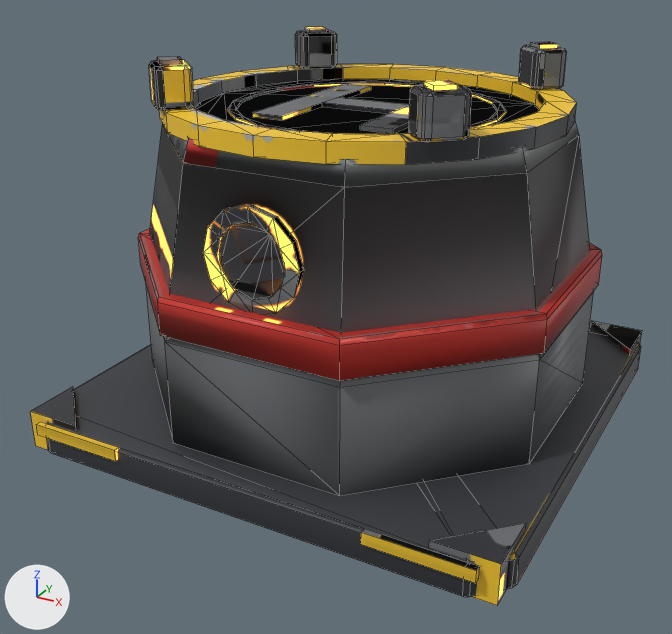
The FBX model Tools/ModelFactory/R4SixStyles1/models/06_R41ModularTech/R4X_FlyingDroneDeployer/R4X_FlyingDroneDeployer_LOD1.fbx: old version first, new version second.
Before and after are seen from a 50 mm lens placed at (0.414, -0.813, 0.24), pointed at (-0.01, -0.042, -0.146). Arrows for +X, +Y and +Z are at lower left; the lights stay in place. The picture after the commit comes second. Mesh edges are drawn as thin lines. Vertices at exactly the same position are counted once.

The scene before the commit, as lines of its bpy script (objects in view):
```python
me_r4x_flyingdronedeployer_body_002 = bpy.data.meshes.new('R4X_FlyingDroneDeployer_Body.002')
me_r4x_flyingdronedeployer_body_002.from_pydata(...)  # 676 vertices, 864 faces; spans x -0.252..0.252, y -0.255..0.255, z -0.26..0.116
me_r4x_flyingdronedeployer_body_002.materials.append(mat_r4x_flyingdronedeployer_06_r41modulartech)
ob_r4x_flyingdronedeployer_lod1 = bpy.data.objects.new('R4X_FlyingDroneDeployer_LOD1', me_r4x_flyingdronedeployer_body_002)
ob_r4x_flyingdronedeployer_lod1.location = (0.0, 0.0, 0.0)
```
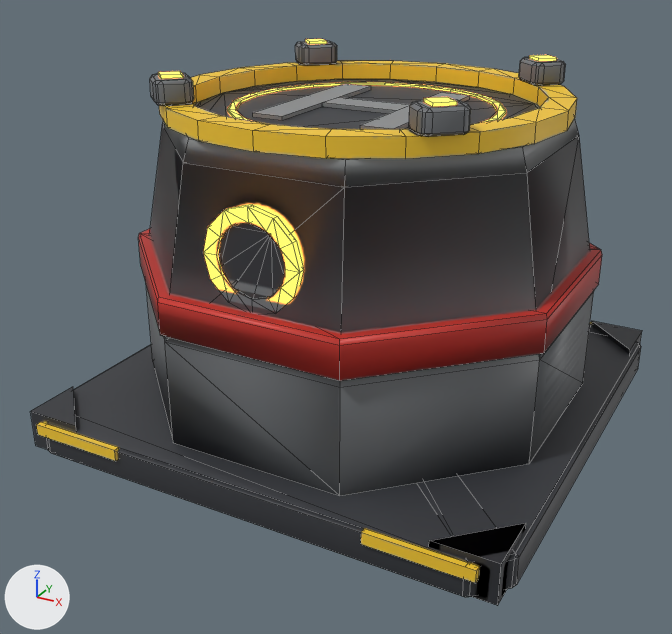
What differs and where, as boxes (x1, y1, x2, y2) in the pictures (672 x 634 px; the box of a moved part takes in the faces that stretch with it):
```json
{"object": "R4X_FlyingDroneDeployer_LOD1", "change": "reshaped", "before": [31, 27, 642, 606], "after": [31, 39, 642, 606]}
{"part": 1, "of": "me_r4x_flyingdronedeployer_body_002", "change": "moved or reshaped", "before": [149, 27, 577, 165], "after": [150, 39, 577, 159]}
{"part": 2, "of": "me_r4x_flyingdronedeployer_body_002", "change": "surface changed", "before": [31, 27, 642, 606], "after": [31, 39, 642, 606]}
```

Scene script edits in JSON lines:
```json
{"block": "me_r4x_flyingdronedeployer_body_002", "where": "# used by ob_r4x_flyingdronedeployer_lod1; location = (0.0, 0.0, 0.0)"}
{"op": "remove", "block": "me_r4x_flyingdronedeployer_body_002", "code": "me_r4x_flyingdronedeployer_body_002.from_pydata(...)  # 676 vertices, 864 faces; spans x -0.252..0.252, y -0.255..0.255, z -0.26..0.116"}
{"op": "add", "block": "me_r4x_flyingdronedeployer_body_002", "code": "me_r4x_flyingdronedeployer_body_002.from_pydata(...)  # 676 vertices, 862 faces; spans x -0.252..0.252, y -0.255..0.255, z -0.26..0.103"}
{"block": "me_r4x_flyingdronedeployer_body_002", "change": "me_r4x_flyingdronedeployer_body_002 part 1: 304 vertices moved from x -0.198..0.198, y -0.198..0.198, z 0.056..0.116 to x -0.198..0.198, y -0.198..0.198, z 0.06..0.103"}
{"block": "me_r4x_flyingdronedeployer_body_002", "change": "me_r4x_flyingdronedeployer_body_002 part 2: 735 kept faces spanning x -0.252..0.252, y -0.255..0.255, z -0.26..0.103 get new texture (UV) coordinates"}
```
